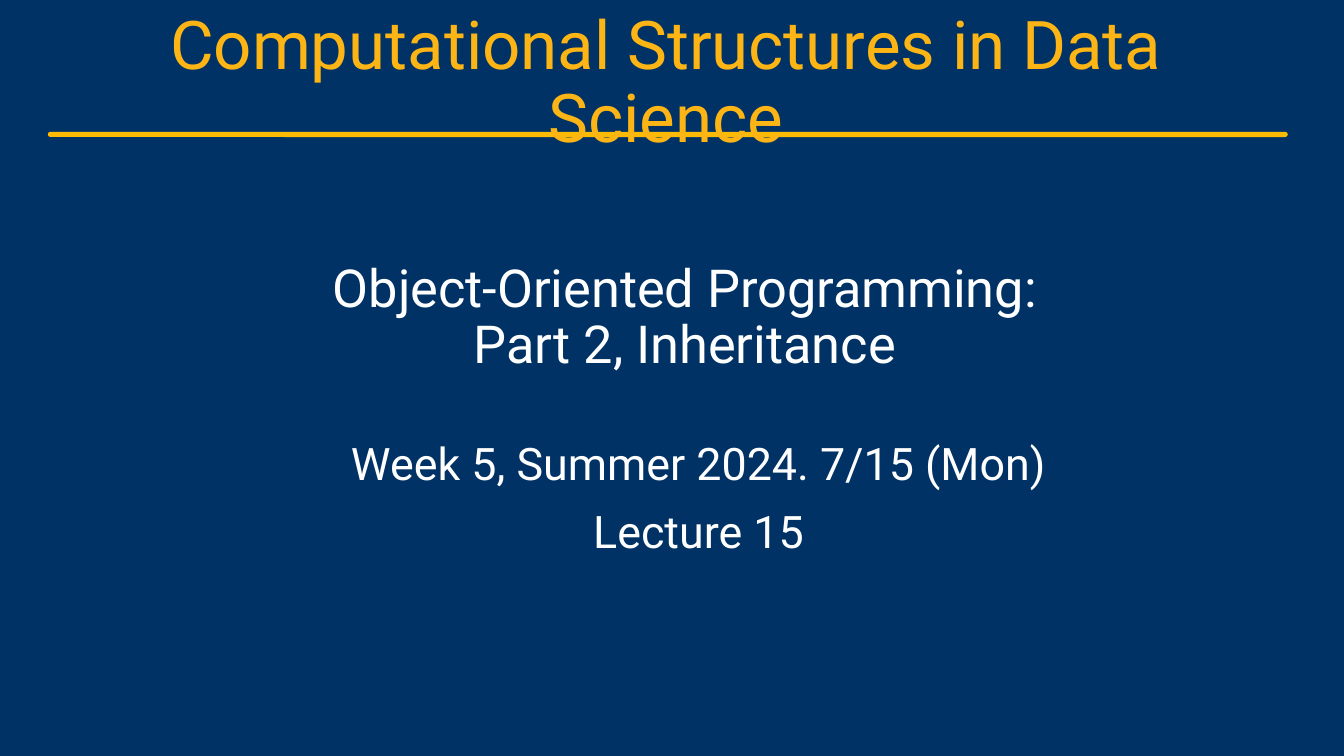
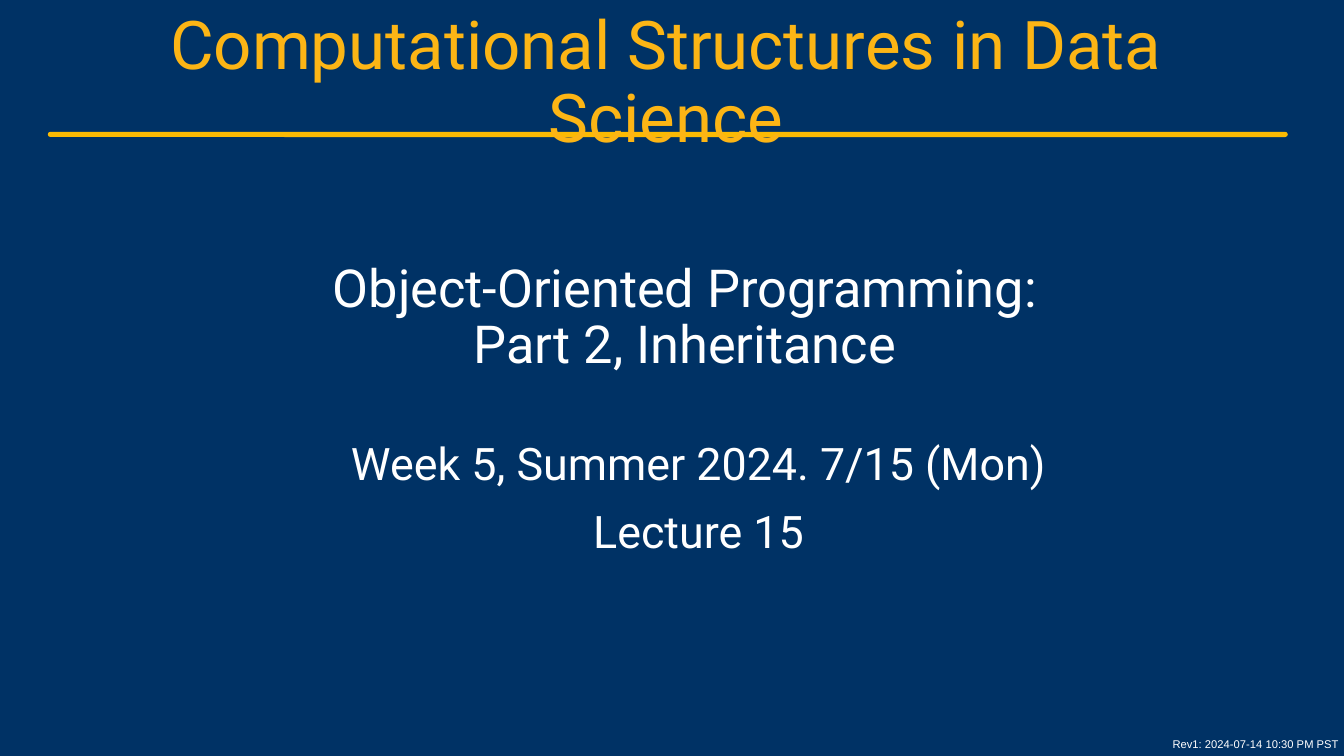
Before and after one commit to cs88-website/su24, a slide deck: slide 1 of assets/slides/su24/15-OOP_II.pptx. Drawn at 1344x756 pixels with LibreOffice and Linux fonts; fonts in the diff are those of the drawing; background and template pictures are left out. Boxes give left, top, right and bottom in pixels: in the first picture for what was removed or moved away, otherwise in the second. Text is boxed around its words. In the diff, an @@ line names an element or a change of style, - is before the commit and + after.

```diff
--- a/assets/slides/su24/15-OOP_II.pptx
+++ b/assets/slides/su24/15-OOP_II.pptx
@@ text added at bbox=[1173, 740, 1339, 748], 8 pt, text #FFFFFF @@
+Rev1: 2024-07-14 10:30 PM PST
```
Also in this commit, not shown: 4 other slides changed, 4 slides removed, 5 other files.
